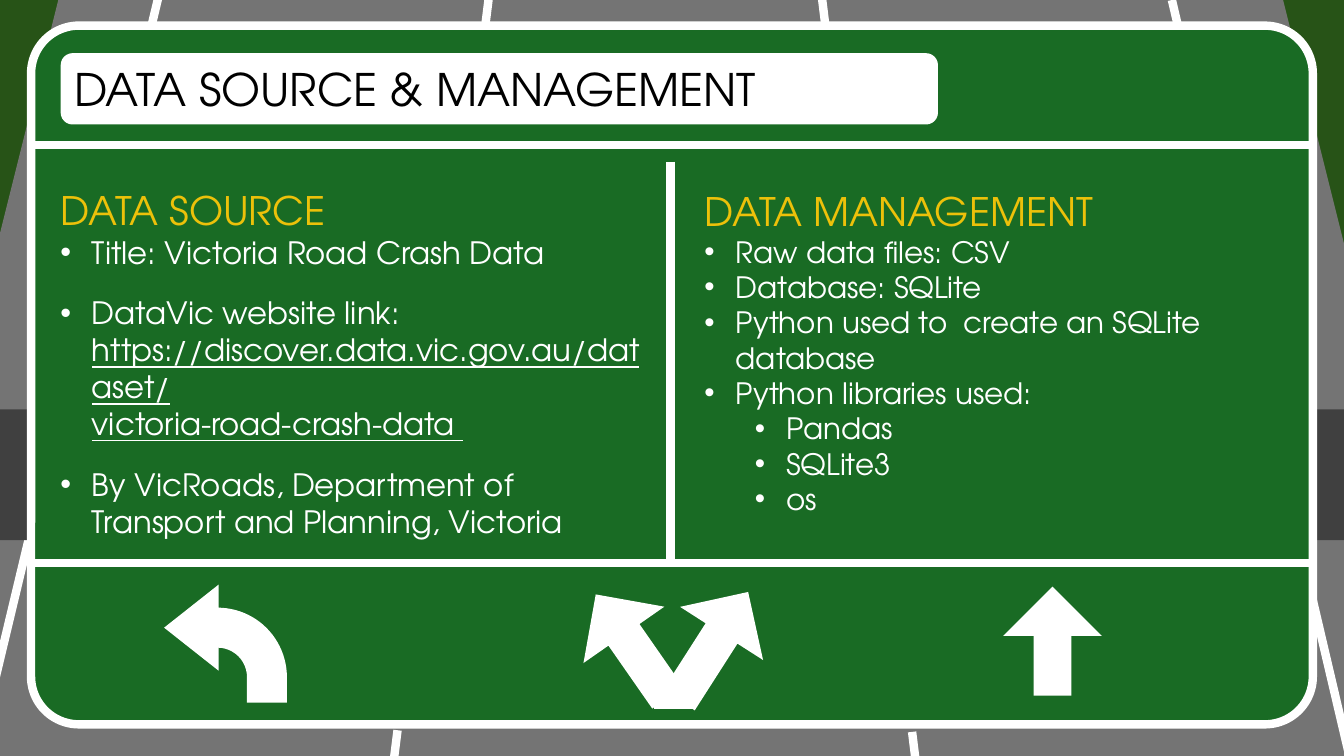
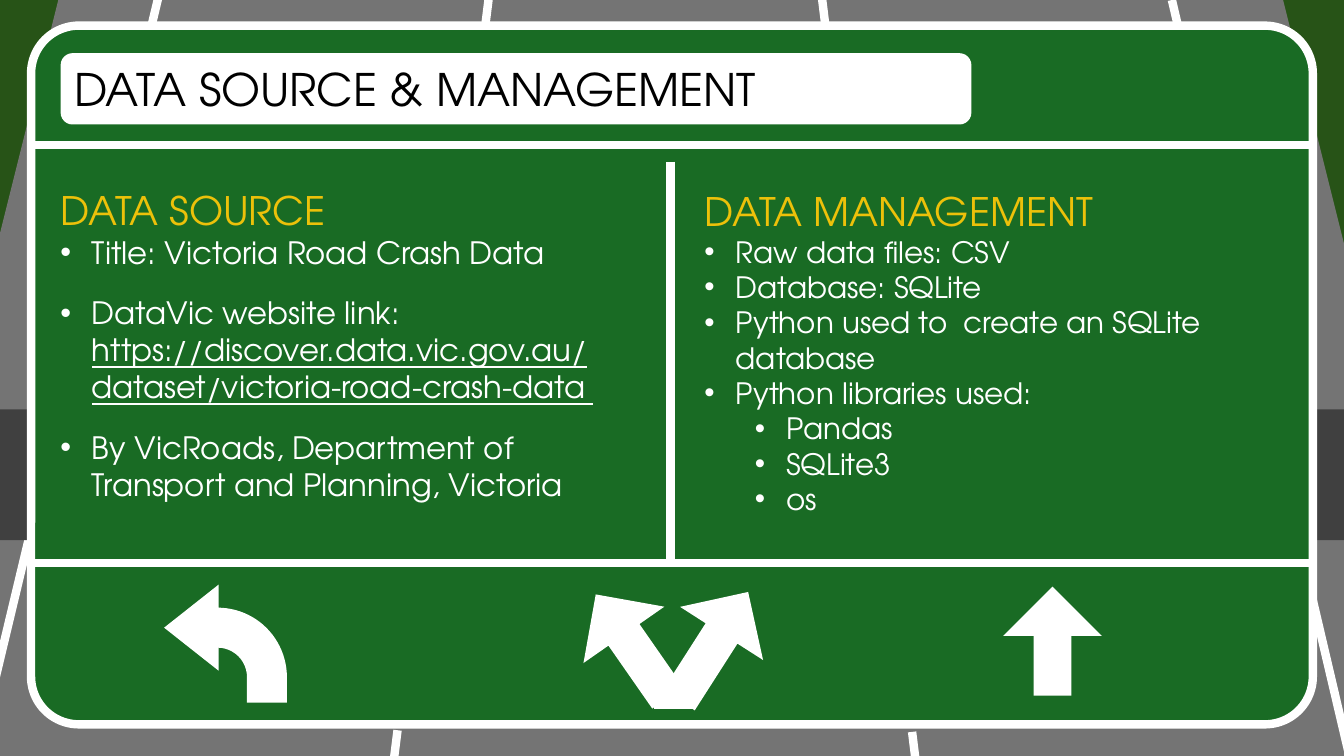
Before and after one commit to RealFakeDoor/Victoria_Road_Crash_Analysis, a slide deck: slide 4 of Presentation/car_crash_slide.pptx. Drawn at 1344x756 pixels with LibreOffice and Linux fonts; fonts in the diff are those of the drawing. Boxes give left, top, right and bottom in pixels: in the first picture for what was removed or moved away, otherwise in the second. Text is boxed around its words. In the diff, an @@ line names an element or a change of style, - is before the commit and + after.

```diff
--- a/Presentation/car_crash_slide.pptx
+++ b/Presentation/car_crash_slide.pptx
@@ rounded rectangle "DATA SOURCE & MANAGEMENT": place and size @@
-rounded rectangle "DATA SOURCE & MANAGEMENT" at (60,53,938,125)
+rounded rectangle "DATA SOURCE & MANAGEMENT" at (60,53,972,125)
@@ text at (92,301,587,405): spaces changed @@
-• DataVic website link:
-  https://discover.data.vic.gov.au/dataset/
-  victoria-road-crash-data
+• DataVic website link:
+  https://discover.data.vic.gov.au/
+  dataset/victoria-road-crash-data
```
Also in this commit, not shown: 5 other slides changed.
